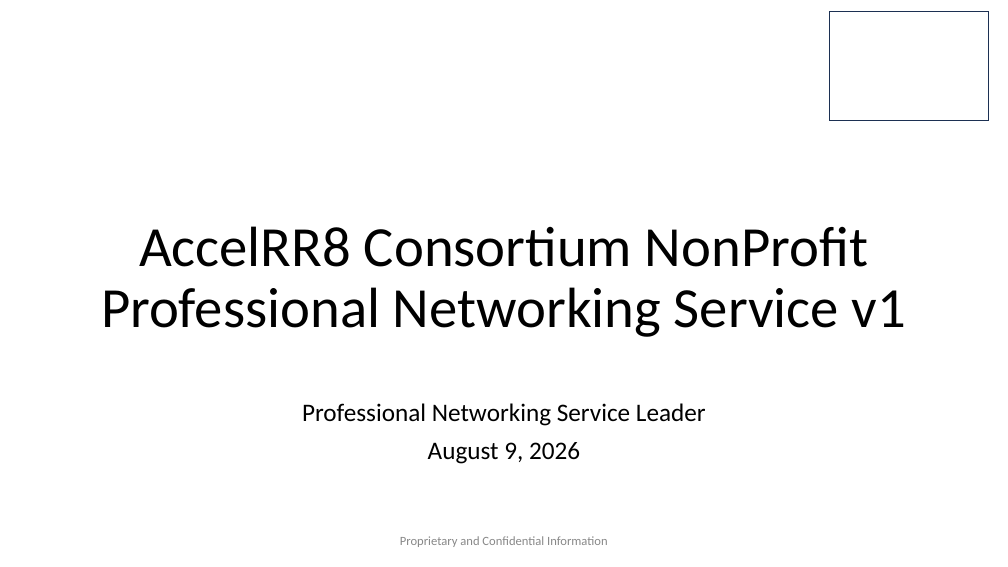
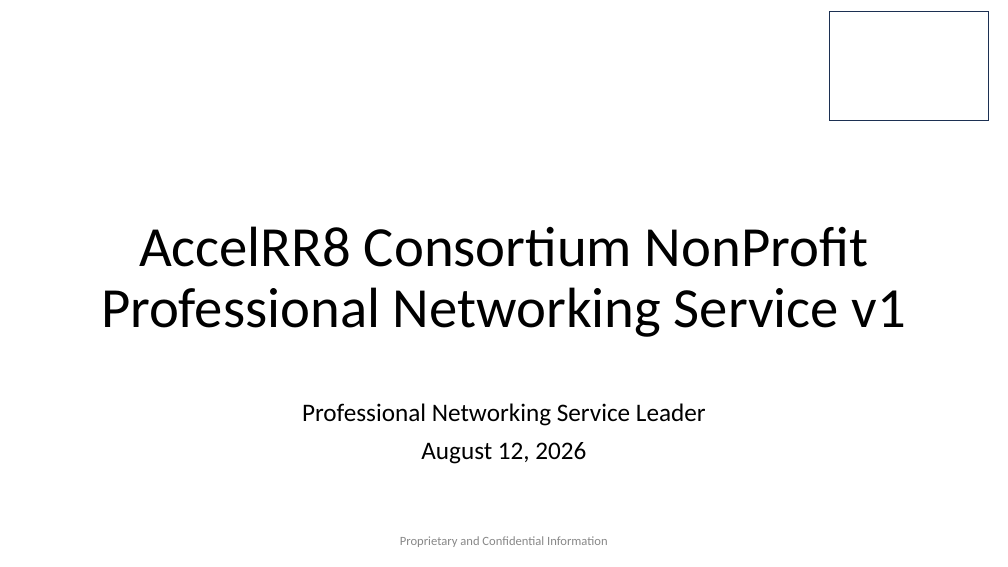
Before and after one commit to AccelRR8-Consortium-NonProfit/Management-Public, a slide deck: slide 1 of docs/2_Value_Creation/2a_Product/Professional_Networking/Professional_Networking_v1_Deliverables_Overview.pptx. Drawn at 1008x567 pixels with LibreOffice and Linux fonts; fonts in the diff are those of the drawing; background and template pictures are left out. Boxes give left, top, right and bottom in pixels: in the first picture for what was removed or moved away, otherwise in the second. Text is boxed around its words. In the diff, an @@ line names an element or a change of style, - is before the commit and + after.

Commit message:
Updated Professional Networking Service Deliverables

```diff
--- a/docs/2_Value_Creation/2a_Product/Professional_Networking/Professional_Networking_v1_Deliverables_Overview.pptx
+++ b/docs/2_Value_Creation/2a_Product/Professional_Networking/Professional_Networking_v1_Deliverables_Overview.pptx
@@ subtitle at bbox=[421, 442, 586, 464]: text changed @@
-August 9, 2026
+August 12, 2026
```
Also in this commit, not shown: 2 other slides changed, 1 other file.
